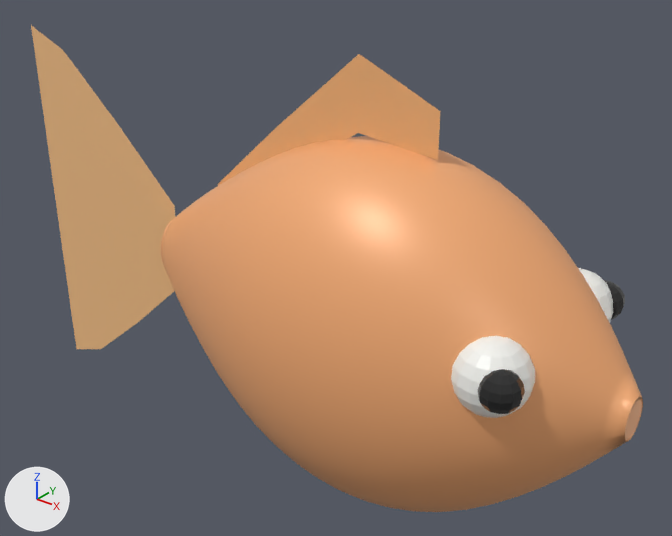
Renders of the glTF model public/models/fish/goldfish.glb from each side of a commit.
Before and after are seen from a camera (50 mm lens) standing at (0.413, -0.452, 0.297) and looking at (0.031, 0.026, 0.001). The lights are fixed; the arrows at lower left show +X, +Y and +Z. The older version comes first. Where no turn or scale is listed for an object, it has been applied to the vertices.

Objects in the first picture: 'goldfish_body', 'goldfish_dorsal', 'goldfish_eye_R', 'goldfish_eyew_L', 'goldfish_eyew_R', 'goldfish_tail' and 1 more.
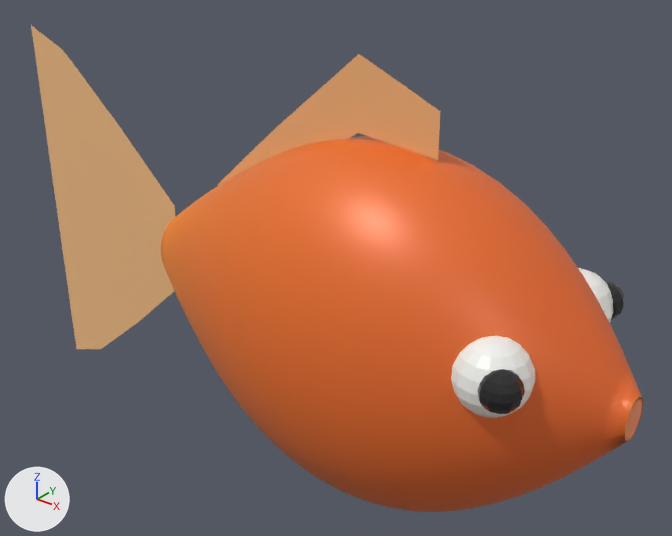
The edits, one by one:
Picture 'goldfish_body_tex' (img_goldfish_body_tex) is new.
In material 'goldfish_body_mat' (mat_goldfish_body_mat), base_color is no longer (0.92, 0.42, 0.18), orange #f6ad76.
In material 'goldfish_body_mat' (mat_goldfish_body_mat), texture is now set to img_goldfish_body_tex.

What differs and where, as boxes (x1, y1, x2, y2) in the pictures (672 x 536 px):
'goldfish_body', surface changed (darker): (161, 136, 643, 512) in both
